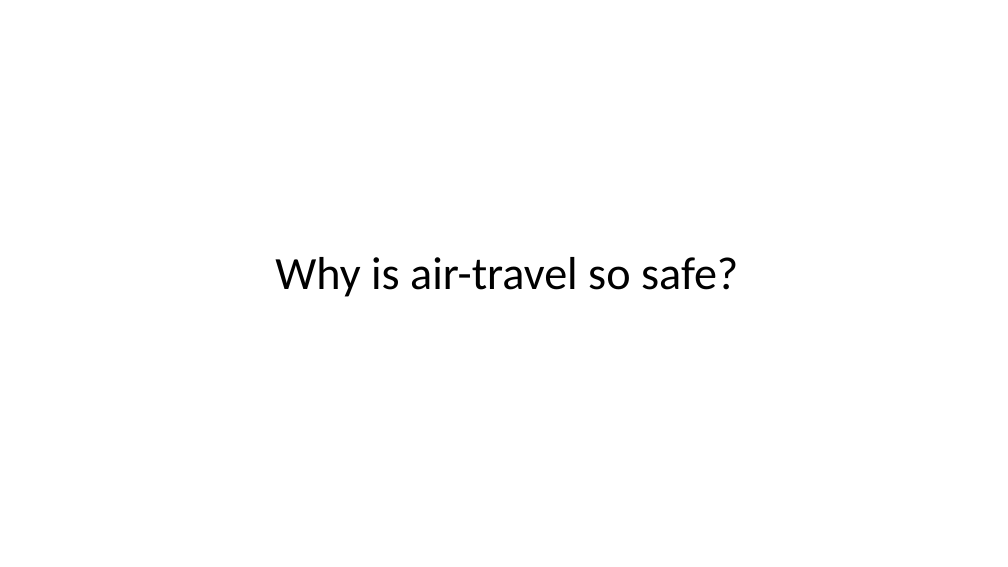
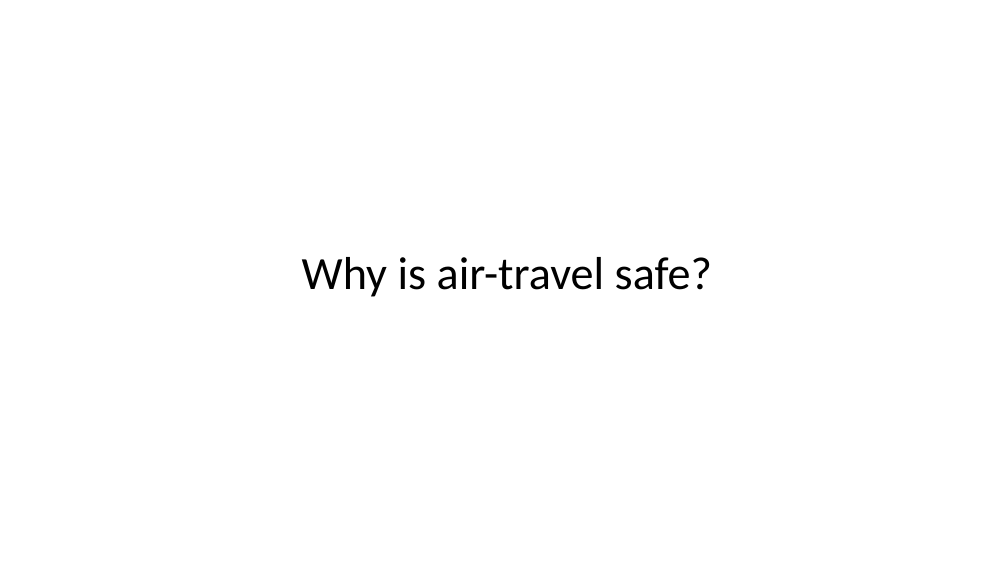
Before and after one commit to sayanmitracode/cpsbooksite, a slide deck: slide 12 of Slides/Introduction-cps.pptx. Drawn at 1008x567 pixels with LibreOffice and Linux fonts; fonts in the diff are those of the drawing. Boxes give left, top, right and bottom in pixels: in the first picture for what was removed or moved away, otherwise in the second. Text is boxed around its words. In the diff, an @@ line names an element or a change of style, - is before the commit and + after.

```diff
--- a/Slides/Introduction-cps.pptx
+++ b/Slides/Introduction-cps.pptx
@@ title at [302,257,712,297]: text changed @@
-Why is air-travel so safe?
+Why is air-travel safe?
```
Also in this commit, not shown: 8 other slides changed, 4 slides added, 2 slides removed.
